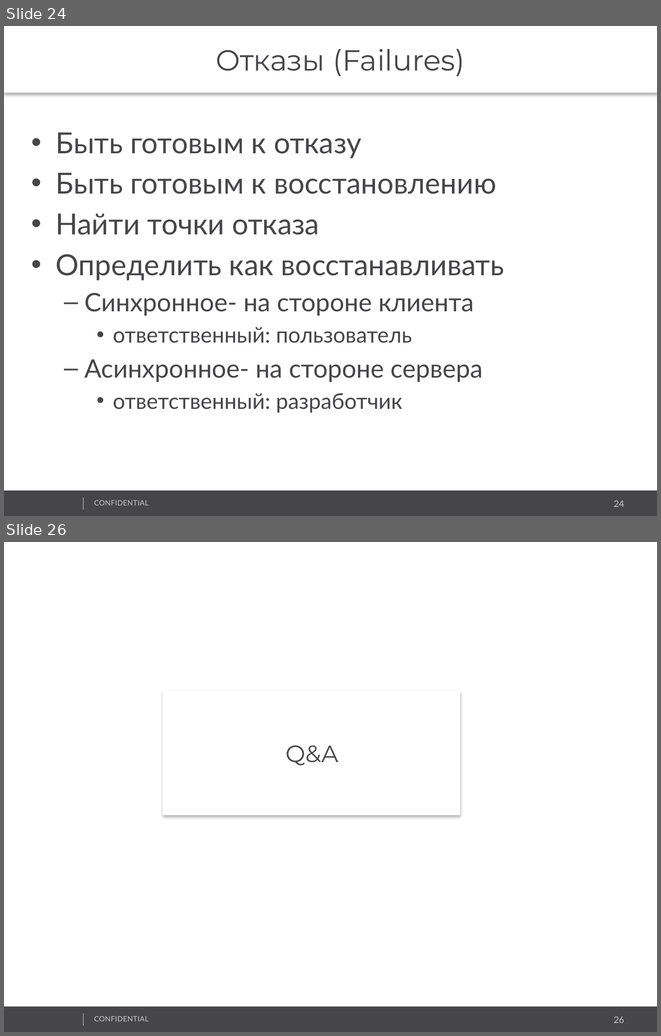
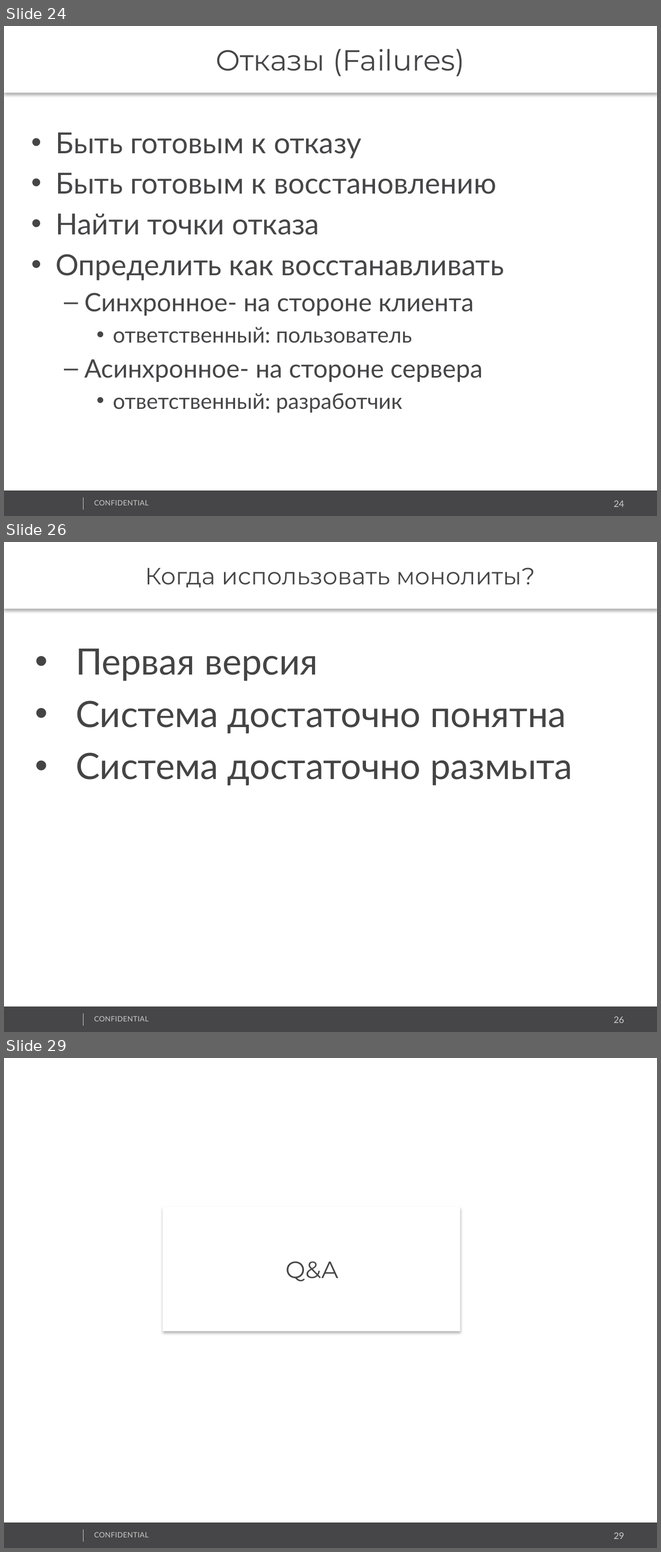
Before and after one commit to vitali-kviatkouski/personal, a slide deck: Microservices_Template.pptx. Shown one above the other, each under a label of ours: slides 24 and 26 before the commit, slides 24, 26 and 29 after it; the slides between them are not shown. The pictures are 661x1036 and 661x1552 pixels, drawn with LibreOffice and Linux fonts; fonts in the diff are those of the drawing; background and template pictures are left out. Boxes give left, top, right and bottom in pixels: in the first picture for what was removed or moved away, otherwise in the second. Text is boxed around its words. In the diff, an @@ line names an element or a change of style, - is before the commit and + after.

```diff
--- a/Microservices_Template.pptx
+++ b/Microservices_Template.pptx
@@ slide 26 added at (4,542,657,1032), background #FFFFFF; not listed: 4 template elements that a slide beside it also shows @@
@@ text added at (4,542,657,609), fill #FFFFFF, 26 pt, text #464547 @@
+Когда использовать монолиты?
@@ text added at (76,649,573,785), 40 pt, text #444444 @@
+• Первая версия
+• Система достаточно понятна
+• Система достаточно размыта
@@ what was slide 26 is now slide 29 @@
@@ page number at (614,1532,624,1539): text changed @@
-26
+29
```
Also in this commit, not shown: 5 slides changed, 2 other slides added.
